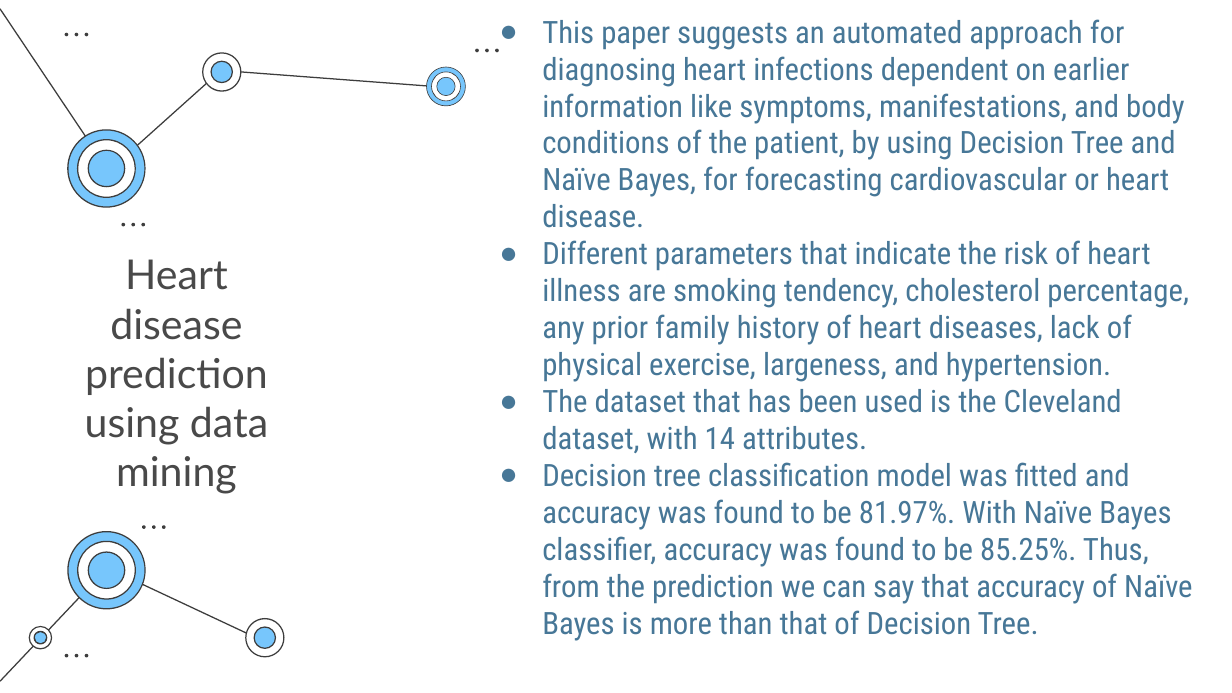
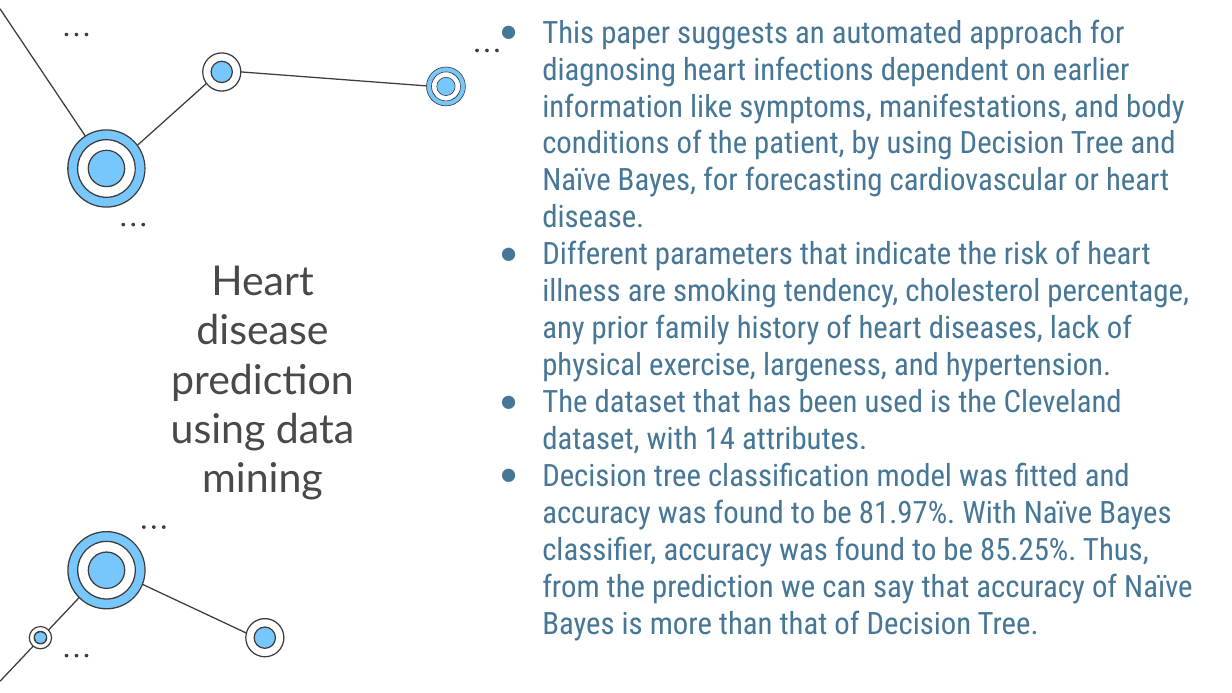
Before and after one commit to NAyeshaKhan/Heart-Disease-Prediction, a slide deck: slide 7 of Heart Disease Prediction System.pptx. Drawn at 1232x693 pixels with LibreOffice and Linux fonts; fonts in the diff are those of the drawing. Boxes give left, top, right and bottom in pixels: in the first picture for what was removed or moved away, otherwise in the second. Text is boxed around its words. In the diff, an @@ line names an element or a change of style, - is before the commit and + after.

```diff
--- a/Heart Disease Prediction System.pptx
+++ b/Heart Disease Prediction System.pptx
@@ title "Heart disease prediction using data ...": place and size @@
-title "Heart disease prediction using data ..." at (85,259,268,494)
+title "Heart disease prediction using data ..." at (171,265,354,500)
```
Also in this commit, not shown: 10 other slides changed.
